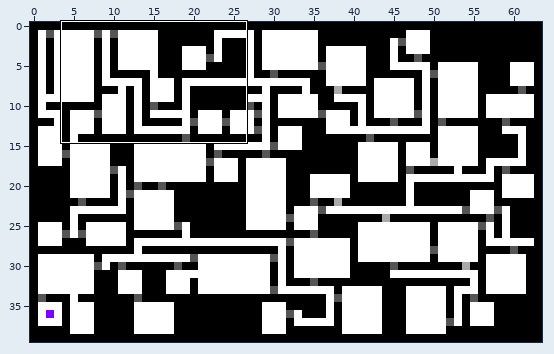
Tiled map (JSON): engine/rsc/maps/static/dungeon.tmj. Above: a wide view before the commit, with the close-up outlined.
Close-up. As it was:
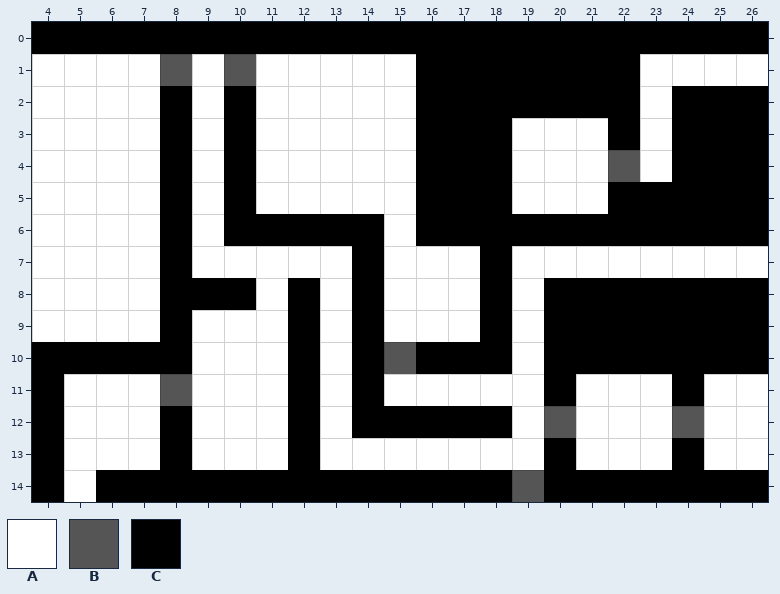
Cells are 16x16 px. Shown: x 4..26, y 0..14. The commit also changed other parts of the map, which this record leaves out.
Key: from "grayscale": A 0 "Terrain.Empty", B 2 "Terrain.ClosedDoor", C 3 "Terrain.Wall".
_ is an empty cell.
Layers that did not change in this view are not listed.
Layer "terrain" before, first column x 4:
 0 CCCCCCCCCCCCCCCCCCCCCCC
 1 AAAABABAAAAACCCCCCCAAAA
 2 AAAACACAAAAACCCCCCCACCC
 3 AAAACACAAAAACCCAAACACCC
 4 AAAACACAAAAACCCAAABACCC
 5 AAAACACAAAAACCCAAACCCCC
 6 AAAACACCCCCACCCCCCCCCCC
 7 AAAACAAAAACAAACAAAAAAAA
 8 AAAACCCACACAAACACCCCCCC
 9 AAAACAAACACAAACACCCCCCC
10 CCCCCAAACACBCCCACCCCCCC
11 CAAABAAACACAAAAACAAACAA
12 CAAACAAACACCCCCABAAABAA
13 CAAACAAACAAAAAAACAAACAA
14 CACCCCCCCCCCCCCBCCCCCCC
And afterwards:
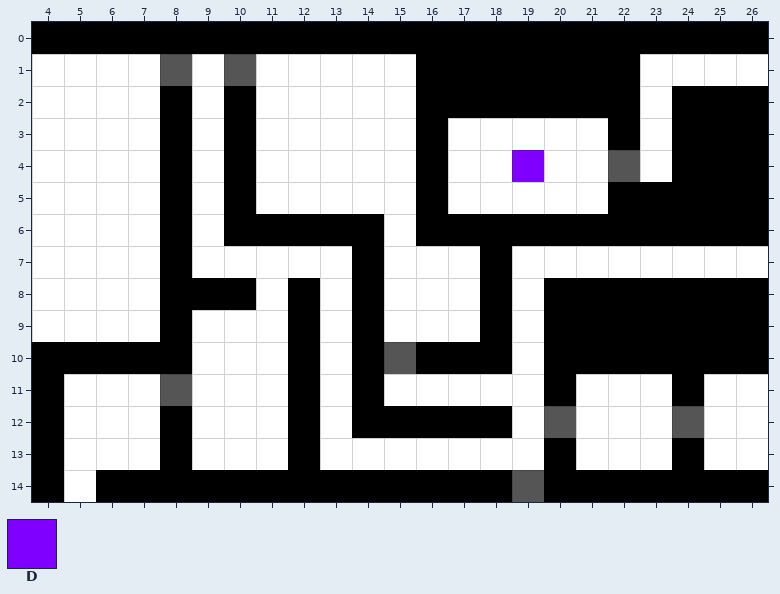
Further tiles: from "colors": D 9 "Meta.SpawnPoint".
From old to new:
Layer "terrain":
y 3..5: x 17..18 CC -> AA
Layer "metadata":
y 4: x 19 _ -> D
